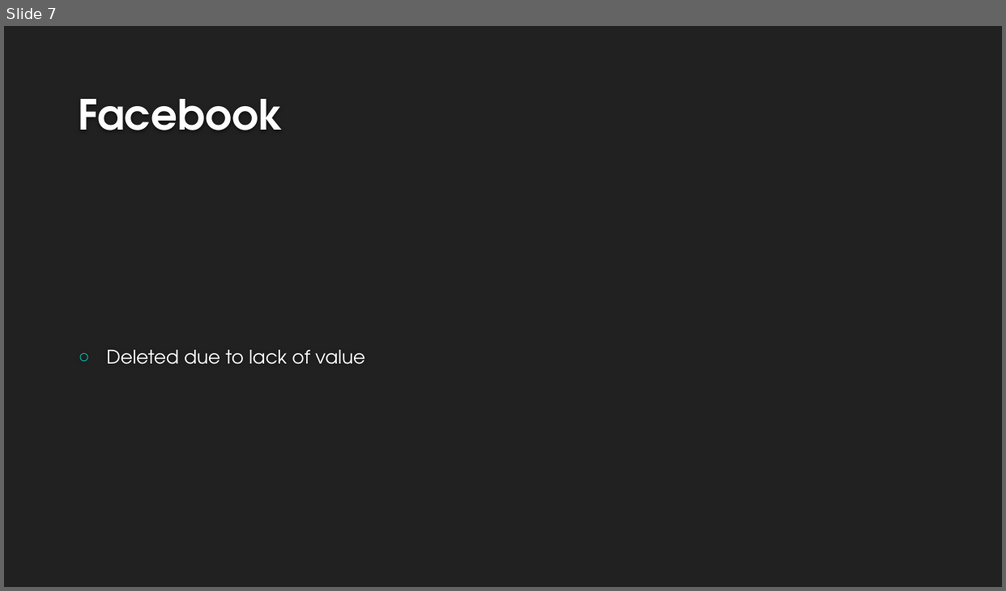
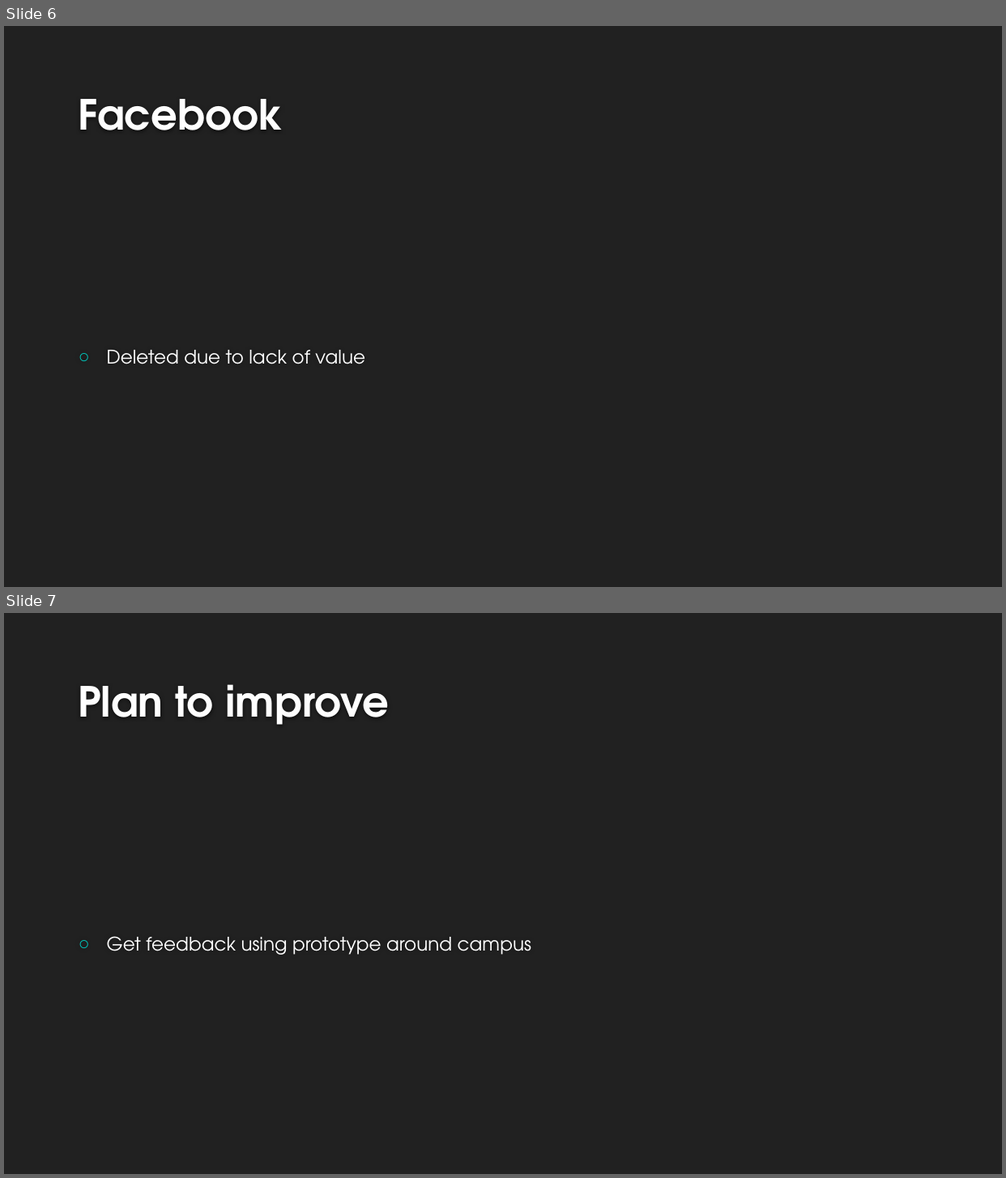
Before and after one commit to asu-cis-capstone/menumetrics, a slide deck: Week2.pptx. Shown one above the other, each under a label of ours: slide 7 before the commit, slides 6 and 7 after it. The pictures are 1006x591 and 1006x1178 pixels, drawn with LibreOffice and Linux fonts; fonts in the diff are those of the drawing; background and template pictures are left out. Boxes give left, top, right and bottom in pixels: in the first picture for what was removed or moved away, otherwise in the second. Text is boxed around its words. In the diff, an @@ line names an element or a change of style, - is before the commit and + after.

```diff
--- a/Week2.pptx
+++ b/Week2.pptx
@@ slide 7 added at (4,613,1002,1174), background #212121 @@
@@ title added at (78,684,389,725), 40 pt, text #FEFEFE, bold @@
+Plan to improve
@@ text added at (107,936,531,955), 18 pt, text #FFFFFF @@
+○ Get feedback using prototype around campus
@@ what was slide 7 is now slide 6 @@
```
Also in this commit, not shown: 1 slide changed, 1 other slide added, 4 slides removed.
